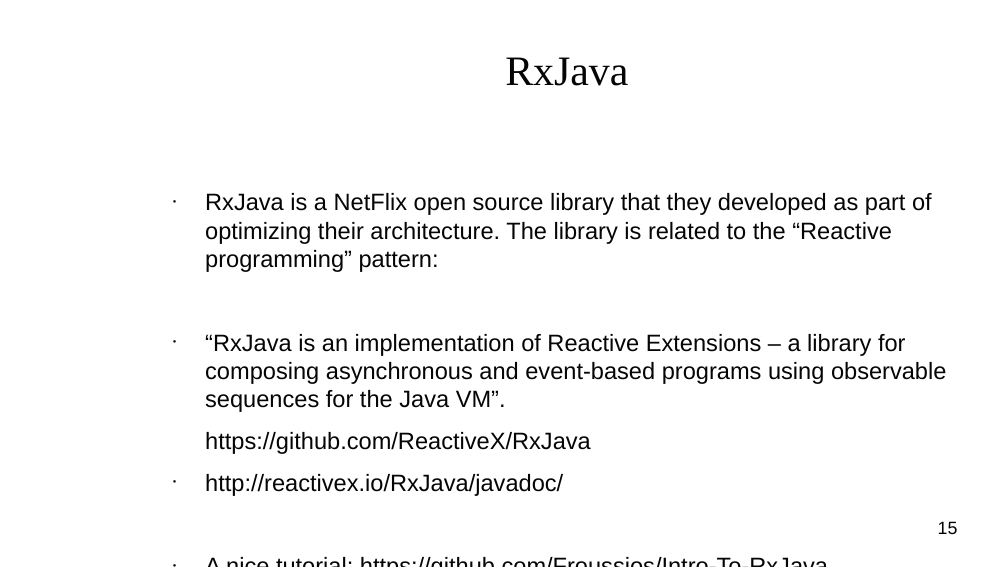
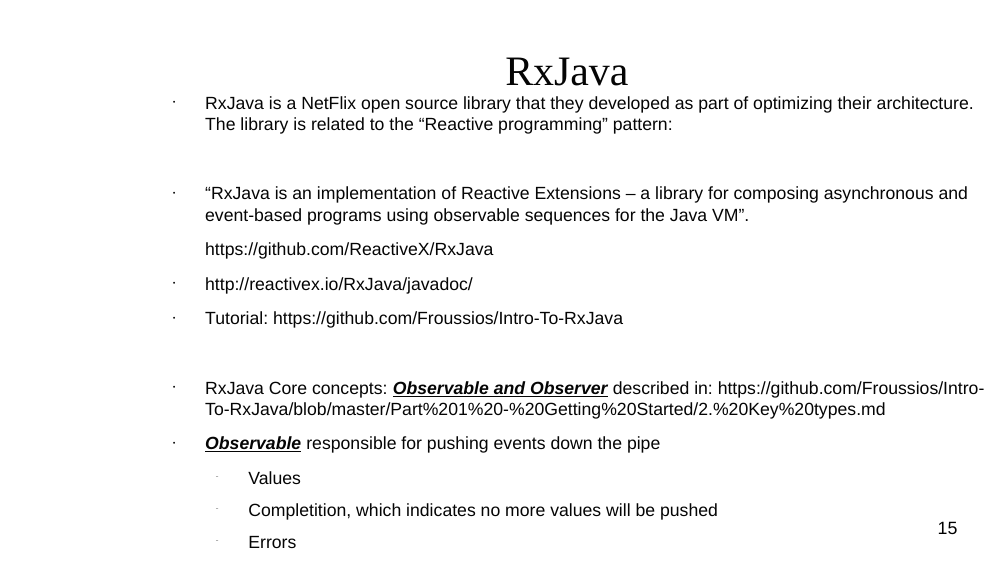
Before and after one commit to popovici-gabriel/projects, a slide deck: slide 15 of rx-samples/docs/Reactive Programming.odp. Drawn at 1008x567 pixels with LibreOffice and Linux fonts; fonts in the diff are those of the drawing; background and template pictures are left out. Boxes give left, top, right and bottom in pixels: in the first picture for what was removed or moved away, otherwise in the second. Text is boxed around its words. In the diff, an @@ line names an element or a change of style, - is before the commit and + after.

Commit message:
rx-samples: an update

```diff
--- a/rx-samples/docs/Reactive Programming.odp
+++ b/rx-samples/docs/Reactive Programming.odp
@@ text "RxJava is a NetFlix open ..." moved from (x1=205, y1=193, x2=946, y2=496) to (x1=205, y1=96, x2=985, y2=520) @@
@@ text at (x1=205, y1=96, x2=974, y2=294): size 18.6 to 13.9 pt in "RxJava is a NetFlix open source library ...", "“RxJava is an implementation of Reactive Extensions ...", "https://github.com/ReactiveX/RxJava", "http://reactivex.io/RxJava/javadoc/" @@
@@ text at (x1=205, y1=311, x2=985, y2=520): text changed; size 18.6 to 13.9 pt @@
-● A nice tutorial: https://github.com/Froussios/Intro-To-RxJava
+● Tutorial: https://github.com/Froussios/Intro-To-RxJava
+● RxJava Core concepts: Observable and Observer described in: https://github.com/Froussios/Intro-To-RxJava/blob/master/Part%201%20-%20Getting%20Started/2.%20Key%20types.md
+● Observable responsible for pushing events down the pipe
+  − Values
+  − Completition, which indicates no more values will be pushed
+  − Errors
+● Observer executing onNext(), onCompleted(), onErrror()
```
